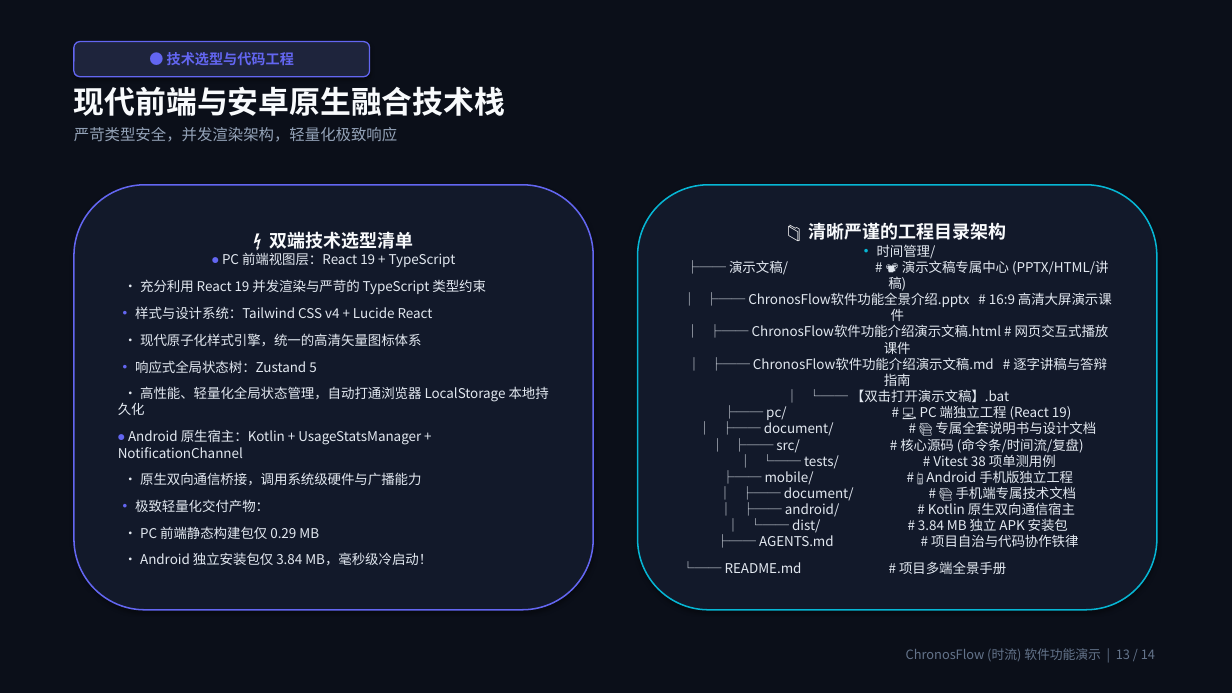
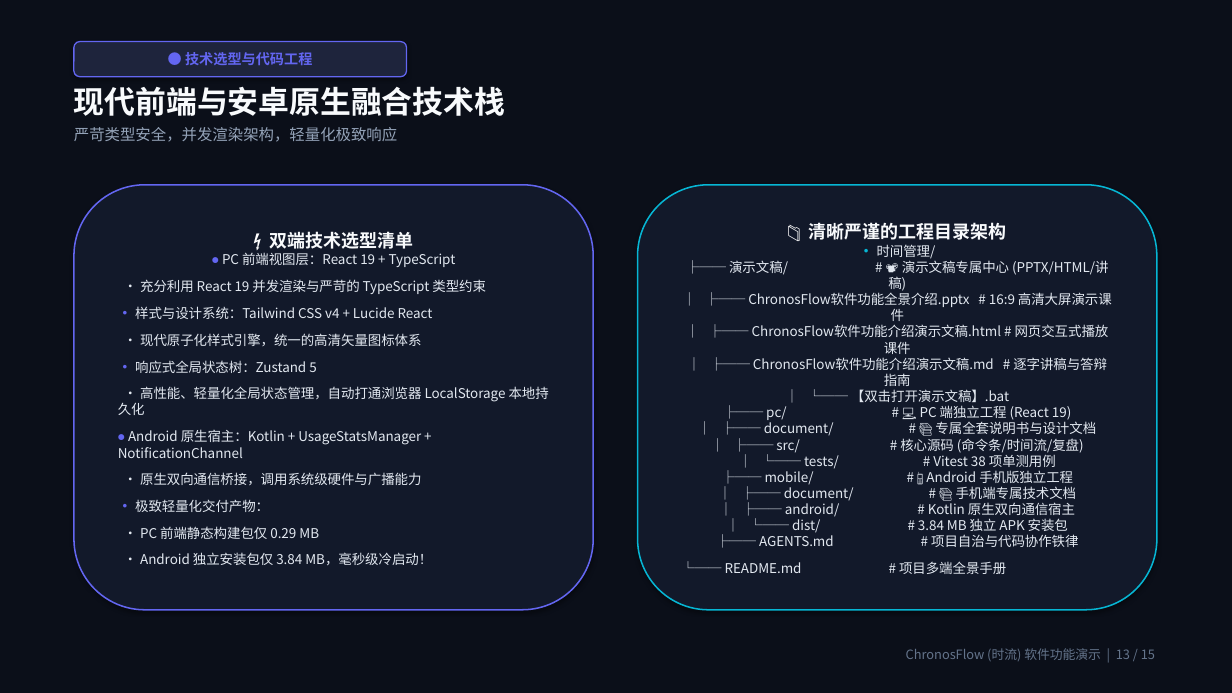
Before and after one commit to Citrus0914/ChronosFlow, a slide deck: slide 13 of 演示文稿/ChronosFlow软件功能全景介绍.pptx. Drawn at 1232x693 pixels with LibreOffice and Linux fonts; fonts in the diff are those of the drawing. Boxes give left, top, right and bottom in pixels: in the first picture for what was removed or moved away, otherwise in the second. Text is boxed around its words. In the diff, an @@ line names an element or a change of style, - is before the commit and + after.

```diff
--- a/演示文稿/ChronosFlow软件功能全景介绍.pptx
+++ b/演示文稿/ChronosFlow软件功能全景介绍.pptx
@@ rounded rectangle "● 技术选型与代码工程": place and size @@
-rounded rectangle "● 技术选型与代码工程" at <box>74,42,370,77</box>
+rounded rectangle "● 技术选型与代码工程" at <box>74,42,407,77</box>
@@ text at <box>906,648,1155,661</box>: text changed @@
-ChronosFlow (时流) 软件功能演示 | 13 / 14
+ChronosFlow (时流) 软件功能演示 | 13 / 15
```
Also in this commit, not shown: 13 other slides changed, 1 slide added, 3 other files.
